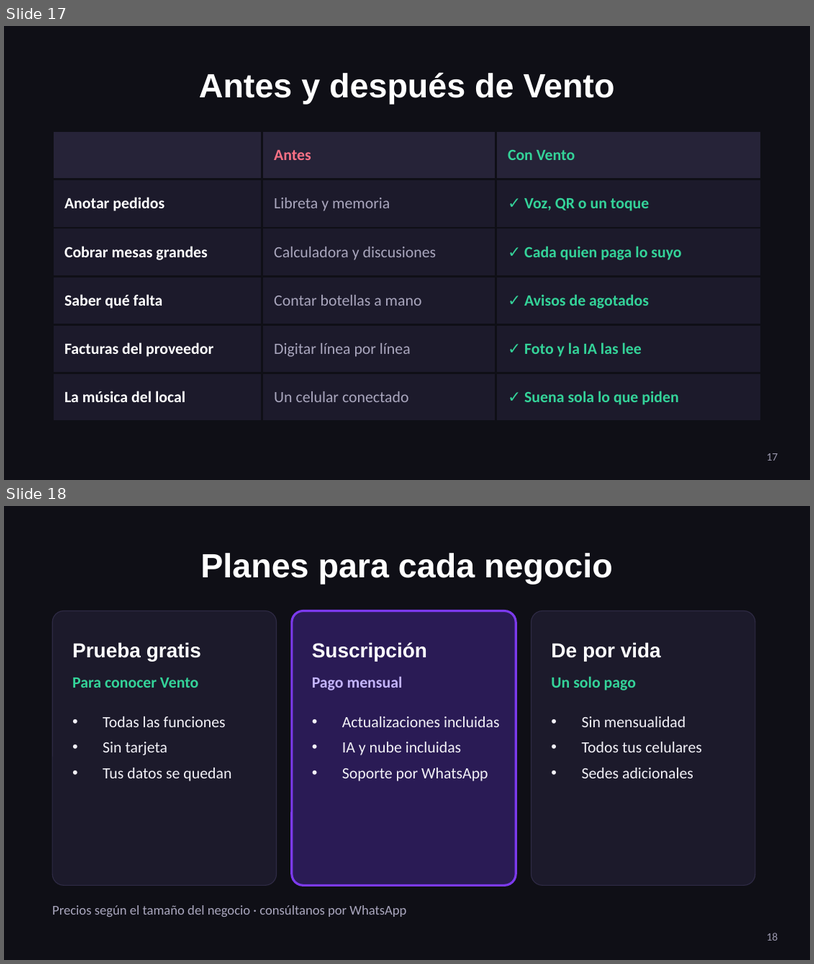
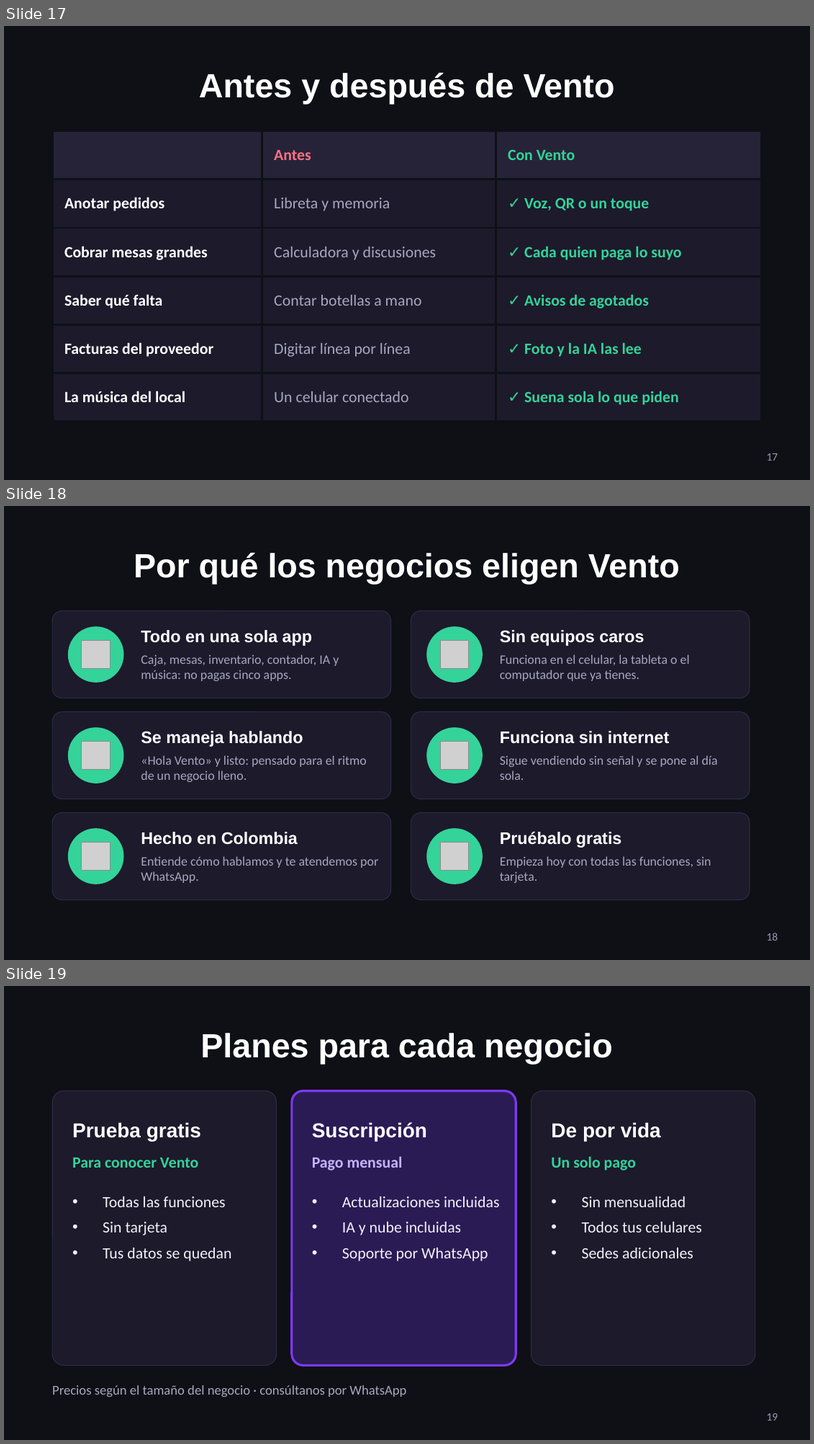
Before and after one commit to cristhianlujan45-blip/cuentas, a slide deck: ventas/Vento-presentacion.pptx. Shown one above the other, each under a label of ours: slides 17 and 18 before the commit, slides 17, 18 and 19 after it. The pictures are 814x964 and 814x1444 pixels, drawn with LibreOffice and Linux fonts; fonts in the diff are those of the drawing; grey boxes stand for pictures. Boxes give left, top, right and bottom in pixels: in the first picture for what was removed or moved away, otherwise in the second. Text is boxed around its words. In the diff, an @@ line names an element or a change of style, - is before the commit and + after.

```diff
--- a/ventas/Vento-presentacion.pptx
+++ b/ventas/Vento-presentacion.pptx
@@ slide 18 added at (x1=4, y1=506, x2=810, y2=960), background #0F0F16 @@
@@ title added at (x1=134, y1=552, x2=680, y2=584), 30 pt, text #FFFFFF, bold @@
+Por qué los negocios eligen Vento
@@ rounded rectangle added at (x1=52, y1=611, x2=391, y2=698), fill #1C1A2B, outline #2E2A44 0.75 pt @@
@@ rounded rectangle added at (x1=412, y1=611, x2=750, y2=698), fill #1C1A2B, outline #2E2A44 0.75 pt @@
@@ ellipse added at (x1=69, y1=627, x2=124, y2=682), fill #34D399, outline #34D399 1 pt @@
@@ text added at (x1=141, y1=630, x2=312, y2=646), 15 pt, text #FFFFFF, bold @@
+Todo en una sola app
@@ ellipse added at (x1=427, y1=627, x2=482, y2=682), fill #34D399, outline #34D399 1 pt @@
@@ text added at (x1=500, y1=630, x2=644, y2=646), 15 pt, text #FFFFFF, bold @@
+Sin equipos caros
@@ picture added at (x1=82, y1=640, x2=110, y2=668) @@
@@ text added at (x1=141, y1=654, x2=339, y2=681), 11.5 pt, text #A9A6BD @@
+Caja, mesas, inventario, contador, IA y música: no pagas cinco apps.
@@ picture added at (x1=440, y1=640, x2=468, y2=668) @@
@@ text added at (x1=500, y1=654, x2=690, y2=681), 11.5 pt, text #A9A6BD @@
+Funciona en el celular, la tableta o el computador que ya tienes.
@@ rounded rectangle added at (x1=52, y1=712, x2=391, y2=799), fill #1C1A2B, outline #2E2A44 0.75 pt @@
@@ rounded rectangle added at (x1=412, y1=712, x2=750, y2=799), fill #1C1A2B, outline #2E2A44 0.75 pt @@
@@ ellipse added at (x1=69, y1=728, x2=124, y2=782), fill #34D399, outline #34D399 1 pt @@
@@ picture added at (x1=82, y1=741, x2=110, y2=769) @@
@@ text added at (x1=141, y1=731, x2=304, y2=746), 15 pt, text #FFFFFF, bold @@
+Se maneja hablando
@@ ellipse added at (x1=427, y1=728, x2=482, y2=782), fill #34D399, outline #34D399 1 pt @@
@@ picture added at (x1=440, y1=741, x2=468, y2=769) @@
@@ text added at (x1=500, y1=731, x2=669, y2=744), 15 pt, text #FFFFFF, bold @@
+Funciona sin internet
@@ text added at (x1=141, y1=755, x2=367, y2=782), 11.5 pt, text #A9A6BD @@
+«Hola Vento» y listo: pensado para el ritmo de un negocio lleno.
@@ text added at (x1=500, y1=755, x2=718, y2=780), 11.5 pt, text #A9A6BD @@
+Sigue vendiendo sin señal y se pone al día sola.
@@ rounded rectangle added at (x1=52, y1=813, x2=391, y2=900), fill #1C1A2B, outline #2E2A44 0.75 pt @@
@@ ellipse added at (x1=69, y1=829, x2=124, y2=883), fill #34D399, outline #34D399 1 pt @@
@@ rounded rectangle added at (x1=412, y1=813, x2=750, y2=900), fill #1C1A2B, outline #2E2A44 0.75 pt @@
@@ ellipse added at (x1=427, y1=829, x2=482, y2=883), fill #34D399, outline #34D399 1 pt @@
@@ picture added at (x1=82, y1=842, x2=110, y2=870) @@
@@ text added at (x1=141, y1=831, x2=298, y2=844), 15 pt, text #FFFFFF, bold @@
+Hecho en Colombia
@@ picture added at (x1=440, y1=842, x2=468, y2=870) @@
@@ text added at (x1=500, y1=831, x2=622, y2=847), 15 pt, text #FFFFFF, bold @@
+Pruébalo gratis
@@ text added at (x1=141, y1=856, x2=378, y2=883), 11.5 pt, text #A9A6BD @@
+Entiende cómo hablamos y te atendemos por WhatsApp.
@@ text added at (x1=500, y1=856, x2=711, y2=883), 11.5 pt, text #A9A6BD @@
+Empieza hoy con todas las funciones, sin tarjeta.
@@ page number added at (x1=767, y1=932, x2=779, y2=940), 10 pt, text #9A97AD @@
+18
@@ what was slide 18 is now slide 19 @@
@@ page number at (x1=767, y1=1413, x2=779, y2=1420): text changed @@
-18
+19
```
Also in this commit, not shown: 6 slides changed, 2 other slides added, 1 other file.
